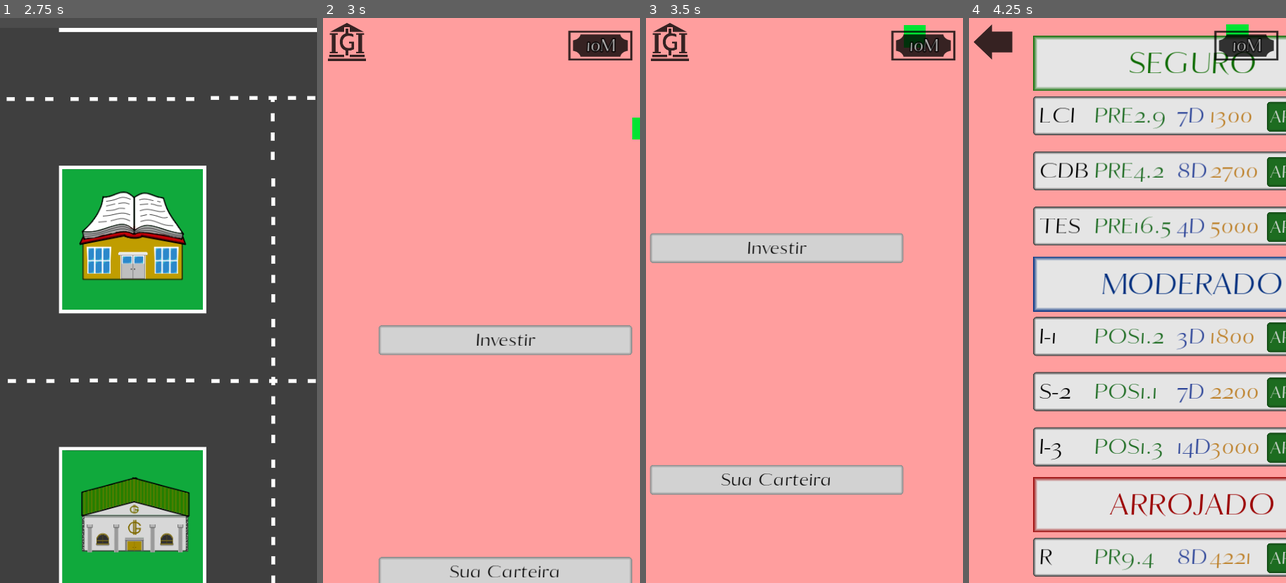
Above: before the commit, frames 1-4 (left to right).
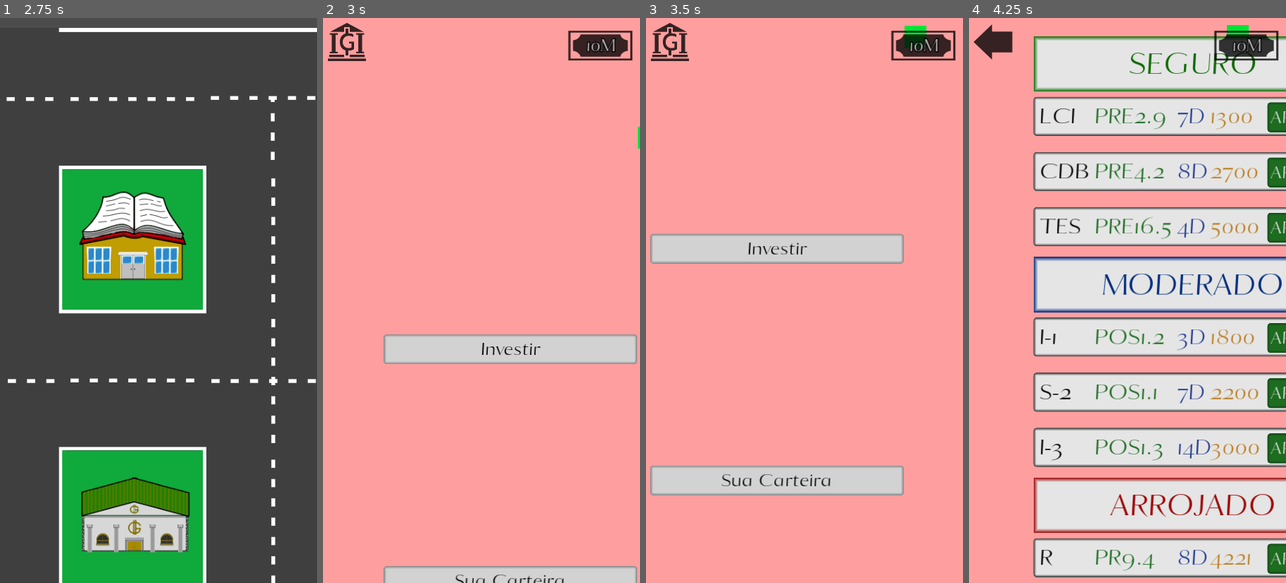
Above: after the commit, the same moments.

Repository: AndreMoukarzel/Grana-Preta
Game: Godot game, scene res://OpeningMenu.tscn
Same seed, same stepped clock (60 frames per second), same inputs: the game is played once before the commit and once after it. The engine's default icon, where the game draws it, is replaced by a stand-in: a white triangle on a blue panel in a dark square.
Inputs (mouse positions are in pixels of both pictures, inside the frame that each line leads up to):
- Up to frame 1 (2.75 s): tap Enter at 0.5 s; move the mouse to (228, 272) at 0.52 s; click (228, 272) at 0.67 s; drag from (95, 328) to (142, 413) at 1.27 s; tap Space at 2 s; move the mouse to (190, 176) at 2.02 s; click (190, 176) at 2.17 s
- Up to frame 2 (3 s): click (459, 520) at 2.75 s
- Up to frame 3 (3.5 s): no input
- Up to frame 4 (4.25 s): click "Investir" at 3.5 s

Frame 1 is identical in both runs. In frame 2, 5.6% of the frame differs, in the area x 17-100%, y 17-100%; in frame 3, 1.0%; in frame 4, 15%, in the area x 20-100%, y 1-99%.

Commit message:
Tweaked Camera in City and Broker

Diff:
--- a/City.tscn
+++ b/City.tscn
@@ -53,7 +53,9 @@
 position = Vector2( 684.955, 387 )
 limit_right = 1500
 limit_bottom = 1300
+zoomable = true
 maximum_zoomin = Vector2( 1, 1 )
+minimum_zoomout = Vector2( 1.4, 1.4 )
 
 [node name="TileMap" type="TileMap" parent="."]
 z_index = -1
--- a/SwipeHandler.gd
+++ b/SwipeHandler.gd
@@ -16,11 +16,16 @@
 
 func activate():
 	set_process_input(true)
-	$SwipingCamera.current = true
+	LocalCamera.current = true
+	if LocalCamera.zoomable:
+		LocalCamera.set_process_input(true)
 
 func deactivate():
 	set_process_input(false)
 	LocalCamera.set_position(Vector2(0, 0))
+	LocalCamera.set_zoom(Vector2(1, 1))
+	if LocalCamera.zoomable:
+		LocalCamera.set_process_input(false)
 	LocalCamera.call_deferred("set_current", false)
 
 func update_cam_minmax():
--- a/ZoomingCamera.gd
+++ b/ZoomingCamera.gd
@@ -2,7 +2,7 @@
 
 export(bool) var zoomable = false
 export(Vector2) var maximum_zoomin = Vector2(0.5,0.5)
-var minimum_zoomout = Vector2(1, 1)
+export(Vector2) var minimum_zoomout = Vector2(1, 1)
 var finger_positions = [0, 0, 0, 0, 0]
 var finger_speeds = [0, 0, 0, 0, 0]
 var distance = -1
@@ -10,7 +10,7 @@
 
 
 func _ready():
-	if zoomable:
+	if zoomable and self.current:
 		set_process_input(true)
 	else:
 		set_process_input(false)
--- a/broker/BondDisplay.tscn
+++ b/broker/BondDisplay.tscn
@@ -113,8 +113,11 @@
 [node name="SwipeHandler" parent="." instance=ExtResource( 4 )]
 
 [node name="SwipingCamera" parent="SwipeHandler" index="0"]
+current = false
 limit_right = 576
 limit_bottom = 1324
+zoomable = true
+maximum_zoomin = Vector2( 0.65, 0.65 )
 
 
 [editable path="SwipeHandler"]
--- a/broker/Broker.gd
+++ b/broker/Broker.gd
@@ -13,6 +13,7 @@
 	$InvestmentMenu.rect_position.x = 1.5 * SCREEN_SIZE.x
 	$PortfolioMenu.rect_position.x = -1.5 * SCREEN_SIZE.x
 	$InvestmentMenu/BondDisplay/SwipeHandler.deactivate()
+	$PortfolioMenu/Portfolio/SwipeHandler.deactivate()
 
 
 func tween_menus(middle_position):
@@ -33,6 +34,7 @@
 	on_main_menu = false
 	$HUD.set_arrow_texture()
 	$PortfolioMenu/Portfolio.update_bought_bonds()
+	$PortfolioMenu/Portfolio/SwipeHandler.activate()
 	tween_menus(1.5 * SCREEN_SIZE.x)
 
 
@@ -46,3 +48,4 @@
 		tween_menus(0)
 		on_main_menu = true
 		$InvestmentMenu/BondDisplay/SwipeHandler.deactivate()
+		$PortfolioMenu/Portfolio/SwipeHandler.deactivate()
--- a/broker/Broker.tscn
+++ b/broker/Broker.tscn
@@ -85,19 +85,16 @@
 text = "Sua Carteira"
 
 [node name="InvestmentMenu" type="Control" parent="."]
-editor/display_folded = true
 margin_left = 576.0
 margin_right = 976.0
 margin_bottom = 600.0
 size_flags_vertical = 7
 
 [node name="BondDisplay" parent="InvestmentMenu" instance=ExtResource( 4 )]
-editor/display_folded = true
 margin_top = 20.0
 margin_bottom = 20.0
 
 [node name="PortfolioMenu" type="Control" parent="."]
-editor/display_folded = true
 margin_left = -576.0
 margin_right = -176.0
 margin_bottom = 600.0
@@ -114,3 +111,7 @@
 [editable path="InvestmentMenu/BondDisplay"]
 
 [editable path="InvestmentMenu/BondDisplay/SwipeHandler"]
+
+[editable path="PortfolioMenu/Portfolio"]
+
+[editable path="PortfolioMenu/Portfolio/SwipeHandler"]
--- a/broker/Portfolio.tscn
+++ b/broker/Portfolio.tscn
@@ -84,8 +84,11 @@
 [node name="SwipeHandler" parent="." instance=ExtResource( 3 )]
 
 [node name="SwipingCamera" parent="SwipeHandler" index="0"]
+current = false
 limit_right = 576
 limit_bottom = 1024
+zoomable = true
+maximum_zoomin = Vector2( 0.65, 0.65 )
 
 [connection signal="pressed" from="Sorter/Value" to="Sorter" method="_on_Value_pressed"]
 [connection signal="pressed" from="Sorter/Expiration" to="Sorter" method="_on_Expiration_pressed"]
